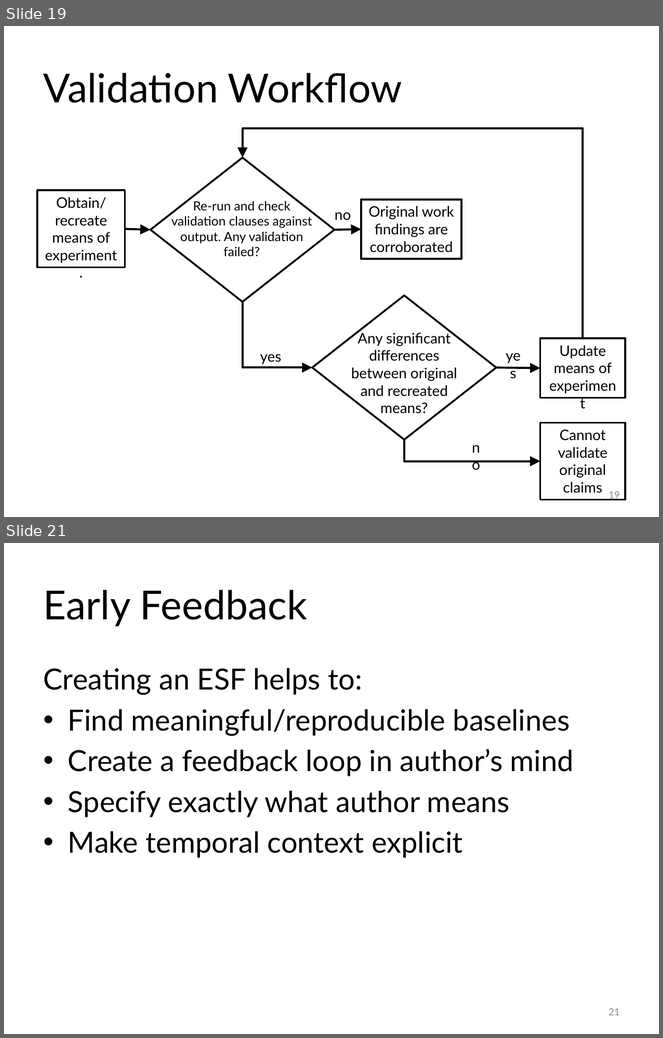
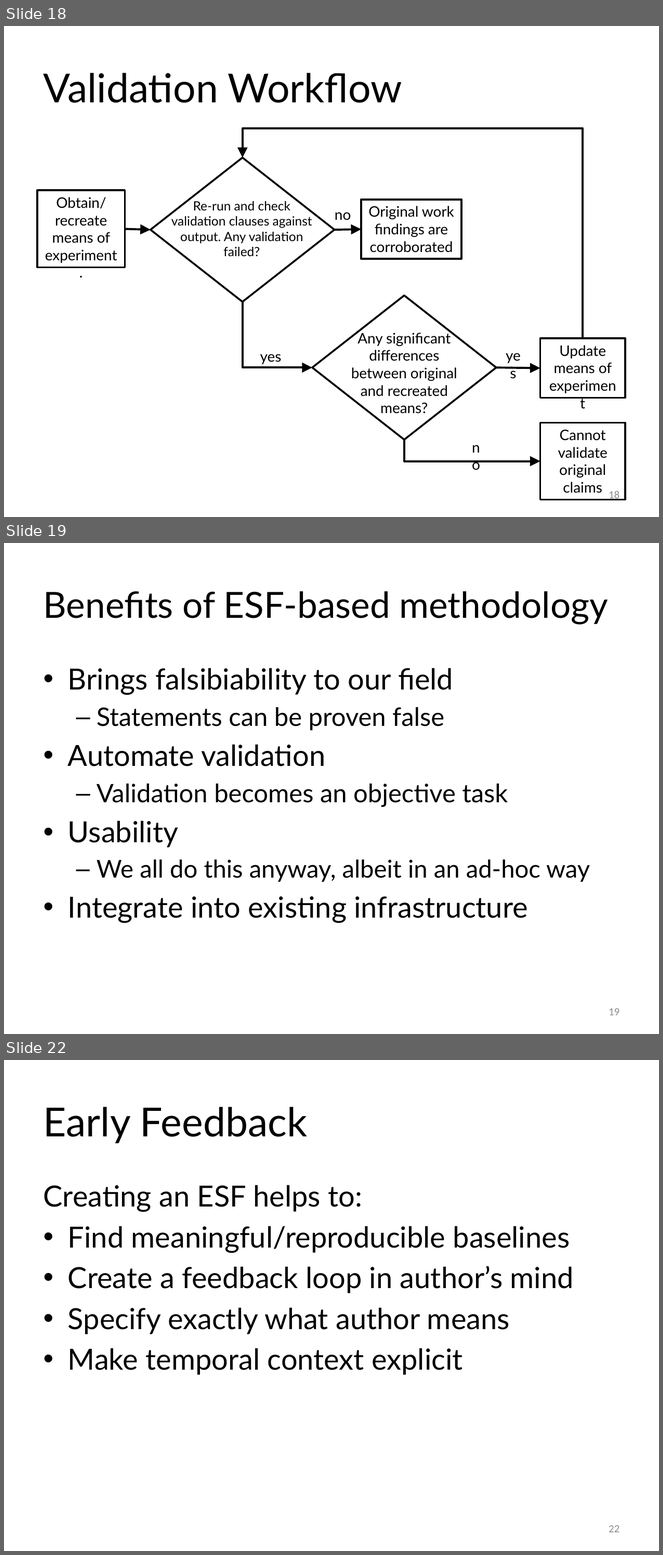
Before and after one commit to ivotron/pdsw15, a slide deck: slides.pptx. Shown one above the other, each under a label of ours: slides 19 and 21 before the commit, slides 18, 19 and 22 after it; the slides between them are not shown. The pictures are 663x1038 and 663x1555 pixels, drawn with LibreOffice and Linux fonts; fonts in the diff are those of the drawing. Boxes give left, top, right and bottom in pixels: in the first picture for what was removed or moved away, otherwise in the second. Text is boxed around its words. In the diff, an @@ line names an element or a change of style, - is before the commit and + after.

```diff
--- a/slides.pptx
+++ b/slides.pptx
@@ slide 19 added at <box>4,543,659,1034</box>, background #FFFFFF @@
@@ title added at <box>44,591,608,625</box>, 39.6 pt, text #000000 @@
+Benefits of ESF-based methodology
@@ text added at <box>68,668,590,923</box>, 32 pt, text #000000 @@
+• Brings falsibiability to our field
+  – Statements can be proven false
+• Automate validation
+  – Validation becomes an objective task
+• Usability
+  – We all do this anyway, albeit in an ad-hoc way
+• Integrate into existing infrastructure
@@ page number added at <box>609,1008,620,1016</box>, 12 pt, text #8C8C8C @@
+19
@@ what was slide 19 is now slide 18 @@
@@ page number at <box>609,491,620,501</box>: text changed @@
-19
+18
@@ what was slide 21 is now slide 22 @@
@@ page number at <box>609,1525,620,1533</box>: text changed @@
-21
+22
```
Also in this commit, not shown: 7 slides changed, 7 other slides added, 3 slides removed.
